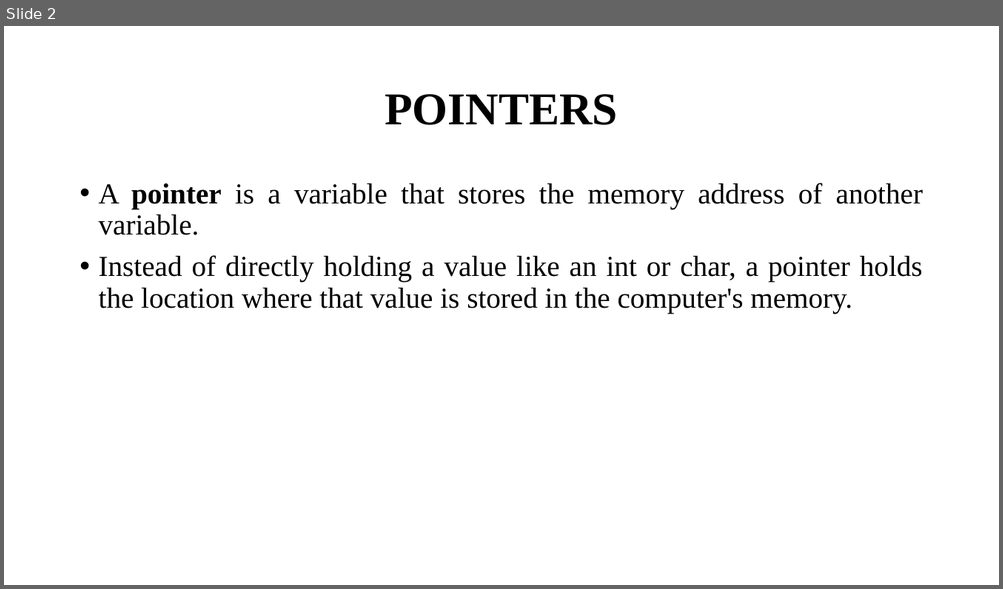
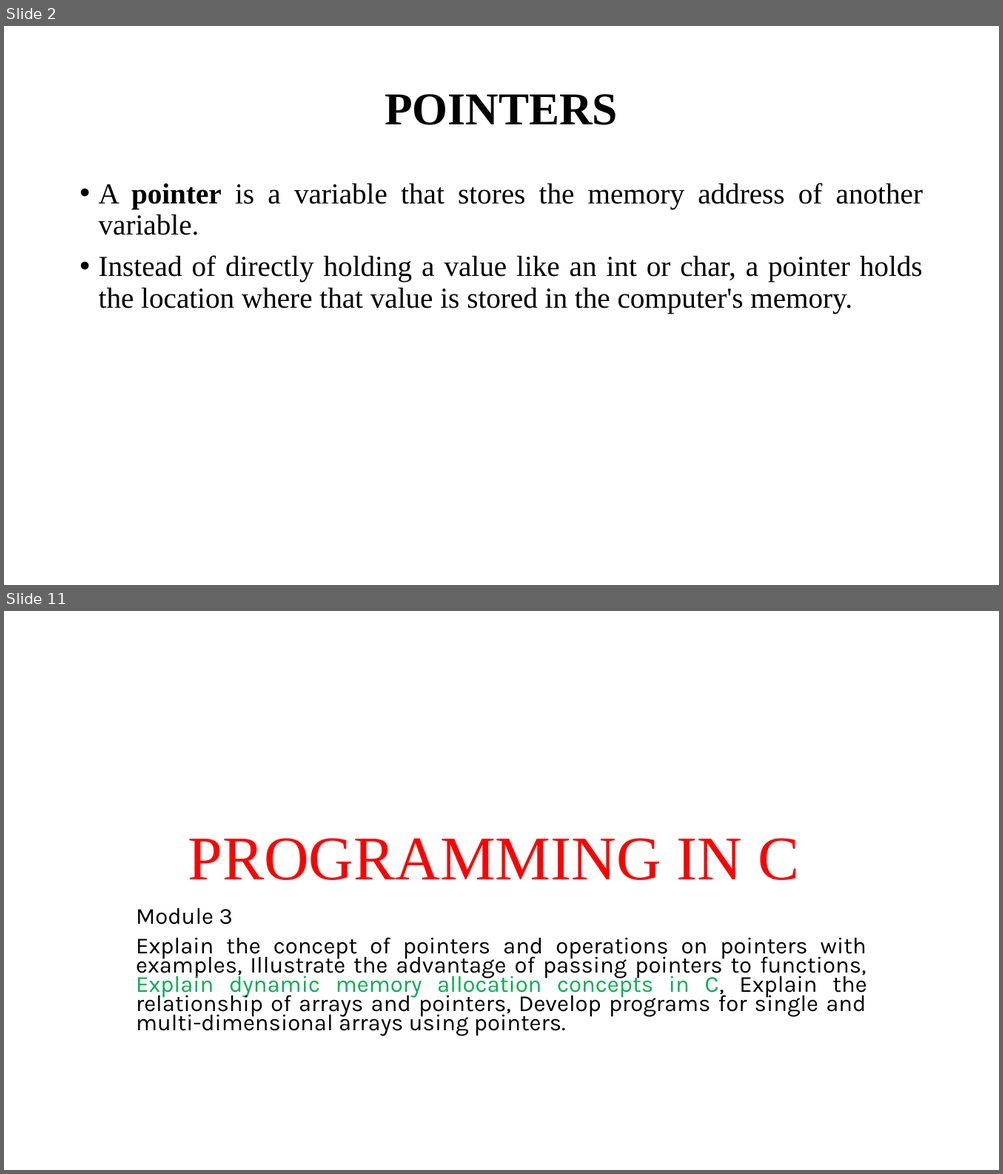
Before and after one commit to Anugrahashaju/S3_Programming_In_C, a slide deck: THEORY/MODULE3/Module_3 [Autosaved].pptm. Shown one above the other, each under a label of ours: slide 2 before the commit, slides 2 and 11 after it; the slides between them are not shown. The pictures are 1003x589 and 1003x1174 pixels, drawn with LibreOffice and Linux fonts; fonts in the diff are those of the drawing. Boxes give left, top, right and bottom in pixels: in the first picture for what was removed or moved away, otherwise in the second. Text is boxed around its words. In the diff, an @@ line names an element or a change of style, - is before the commit and + after.

Commit message:
added all the programs of pointers

```diff
--- a/THEORY/MODULE3/Module_3 [Autosaved].pptm
+++ b/THEORY/MODULE3/Module_3 [Autosaved].pptm
@@ slide 11 added at [4,611,999,1170], background #FFFFFF @@
@@ title added at [188,838,799,880], 60 pt, text #FF0000 @@
+PROGRAMMING IN C
@@ subtitle added at [136,908,866,1037], 22.2 pt, text #000000 @@
+Module 3
+Explain the concept of pointers and operations on pointers with examples, Illustrate the advantage of passing pointers to functions, Explain dynamic memory allocation concepts in C, Explain the relationship of arrays and pointers, Develop programs for single and multi-dimensional arrays using pointers.
```
Also in this commit, not shown: 3 slides changed, 8 other slides added, 6 other files.
